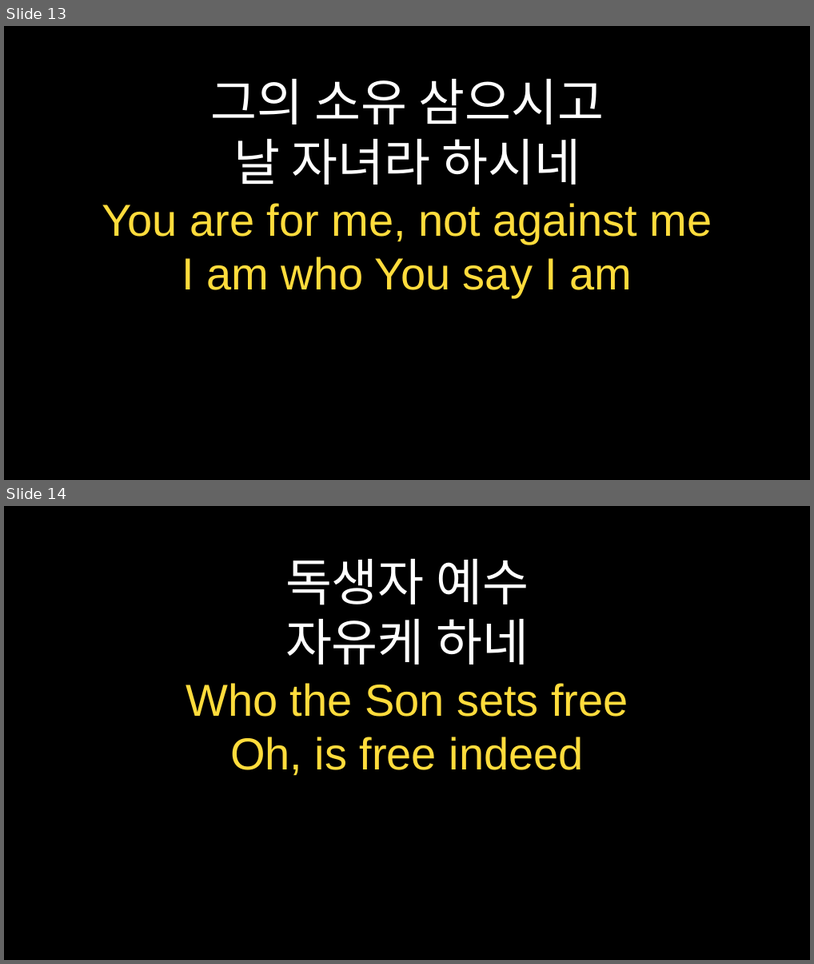
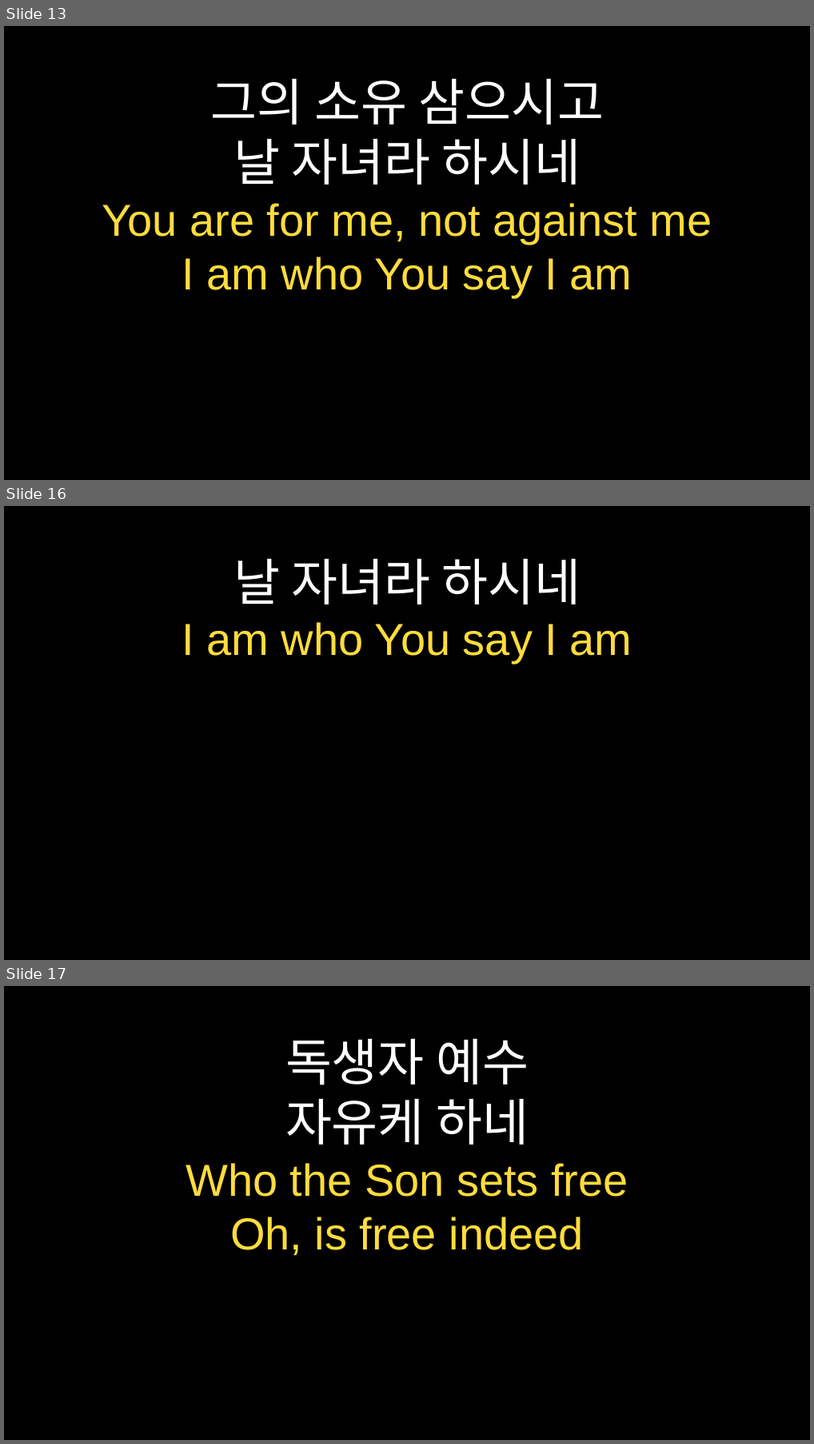
Before and after one commit to goldenbit1999/praisePPT, a slide deck: praisePPT/weekly_praise.pptx. Shown one above the other, each under a label of ours: slides 13 and 14 before the commit, slides 13, 16 and 17 after it; the slides between them are not shown. The pictures are 814x964 and 814x1444 pixels, drawn with LibreOffice and Linux fonts; fonts in the diff are those of the drawing. Boxes give left, top, right and bottom in pixels: in the first picture for what was removed or moved away, otherwise in the second. Text is boxed around its words. In the diff, an @@ line names an element or a change of style, - is before the commit and + after.

```diff
--- a/praisePPT/weekly_praise.pptx
+++ b/praisePPT/weekly_praise.pptx
@@ slide 16 added at (4,506,810,960), background #000000 @@
@@ text added at (182,559,633,663), 40 pt, text #FFDC3C @@
+날 자녀라 하시네
+I am who You say I am
@@ what was slide 14 is now slide 17 @@
```
Also in this commit, not shown: 14 slides changed, 11 other slides added, 10 slides removed, 10 other files.
